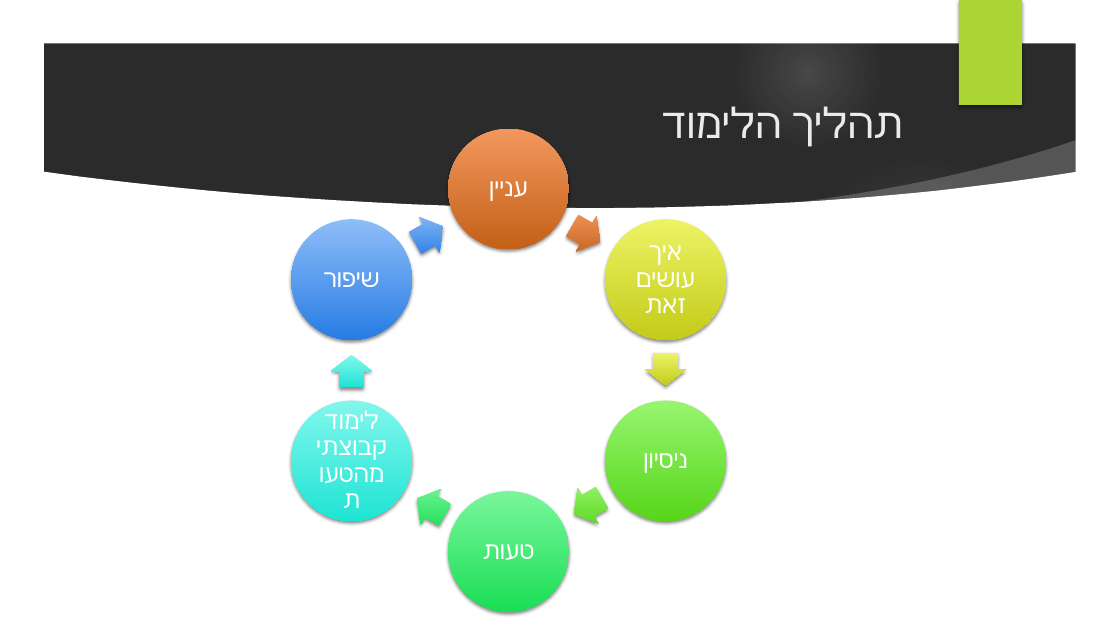
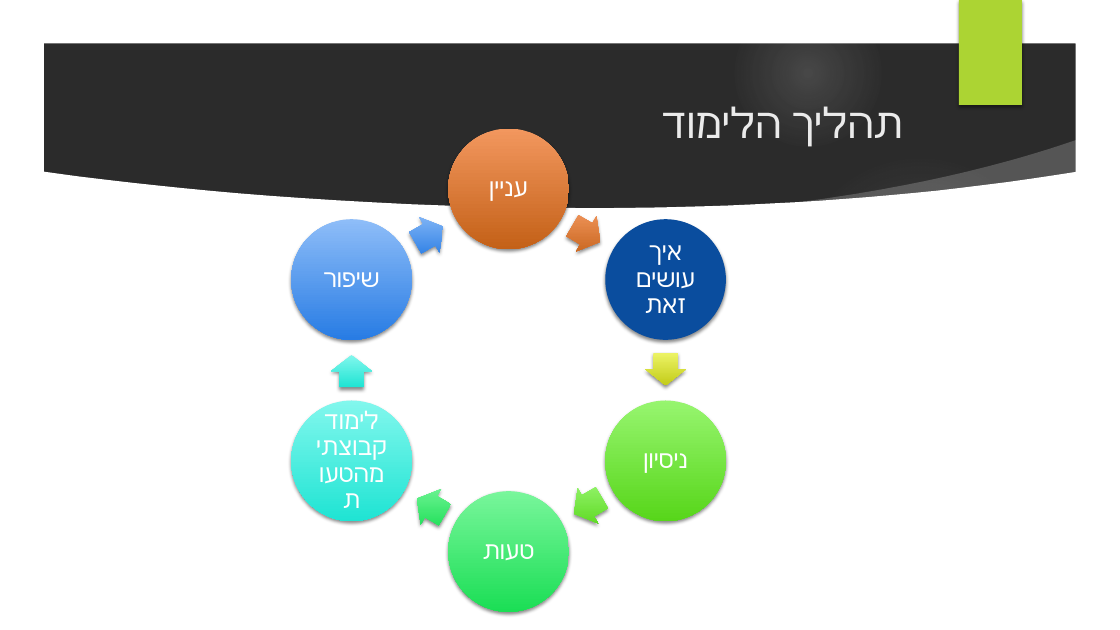
Before and after one commit to talyaron/full-stack, a slide deck: slide 10 of intro/Full stack-short intro.pptx. Drawn at 1120x630 pixels with LibreOffice and Linux fonts; fonts in the diff are those of the drawing; background and template pictures are left out; a plain dark background stands for a picture behind light text. Boxes give left, top, right and bottom in pixels: in the first picture for what was removed or moved away, otherwise in the second. Text is boxed around its words. In the diff, an @@ line names an element or a change of style, - is before the commit and + after.

```diff
--- a/intro/Full stack-short intro.pptx
+++ b/intro/Full stack-short intro.pptx
@@ ellipse at (x1=606, y1=219, x2=727, y2=340): fill gradient #ECF466 to #C5CD19 to #0A4D9E @@
```
Also in this commit, not shown: 2 other slides changed, 1 other file.
